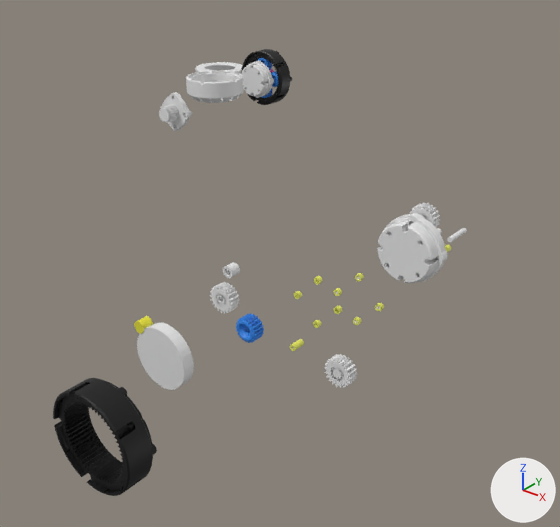
Before and after pictures for a commit that changed the Blender file projects/3d/blender/planetary/planetary-michael.blend.
One viewpoint serves both versions: a 50 mm lens placed at (247.0, -468.0, 238.0), pointed at (-229.0, 128.0, -131.0). Every picture has the same lights, and +X, +Y and +Z are marked at lower right. The older version comes first.

The scene before the commit, as lines of its bpy script (objects in view):
```python
me_cylinder_023 = bpy.data.meshes.new('Cylinder.023')
me_cylinder_023.from_pydata(...)  # a 32-sided cylinder along z spanning x -2.5..2.5, y -2.5..2.5, z -15.1..15.1
me_cylinder_039 = bpy.data.meshes.new('Cylinder.039')
me_cylinder_039.from_pydata(...)  # 7973 vertices, 10028 faces; spans x -10.9..10.9, y -10.9..10.9, z -4.8..4.9
me_outer_ring = bpy.data.meshes.new('Outer_Ring')
me_outer_ring.from_pydata(...)  # 6939 vertices, 13918 faces; spans x -38.9..39.1, y -38.9..39.1, z -11.2..13.3
me_outer_ring.materials.append(mat_material_002)  # black #000000
ob_cylinder_003 = bpy.data.objects.new('Cylinder.003', me_cylinder_023)
ob_cylinder_003.location = (-49.0, 176.0, -64.0)
ob_cylinder_003.rotation_euler = (1.571, 0.0, 0.0)  # degrees (90, 0, 0)
ob_outer_ring = bpy.data.objects.new('Outer_Ring', me_outer_ring)
ob_outer_ring.location = (-110.0, -212.0, -96.0)
ob_outer_ring.rotation_euler = (1.571, 0.0, 0.0)  # degrees (90, 0, 0)
ob_p_closed_001 = bpy.data.objects.new('p-closed.001', me_cylinder_039)
ob_p_closed_001.location = (0.0, -92.0, -61.0)
ob_p_closed_001.rotation_euler = (1.571, 0.0, 0.0)  # degrees (90, 0, 0)
# also in view: 'Motor_Mount' at (-491.0, 311.0, -9.0); 'Planet_Gear.001' at (-109.0, -61.0, -82.0); 'p-v1.001' at (-98.0, -101.0, -33.0); 'Outer_Ring.001' at (-489.0, 420.0, -14.0); 'Output_Hub.001' at (-489.0, 399.0, -15.0)
```
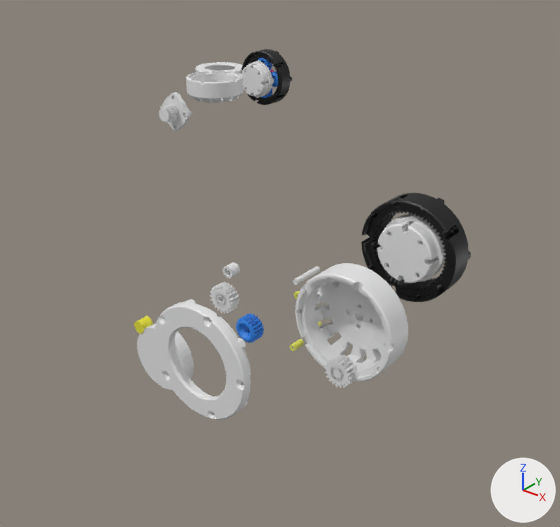
What differs and where, as boxes [x1, y1, x2, y2] in the pictures (560 x 527 px):
```json
{"object": "Outer_Ring", "change": "moved", "before": [53, 378, 157, 496], "after": [361, 193, 471, 302]}
{"object": "Motor_Mount.001", "change": "added", "after": [295, 263, 408, 382]}
{"object": "Face_Plate.001", "change": "added", "after": [154, 299, 251, 420]}
{"object": "Cylinder.002", "change": "added", "after": [293, 266, 320, 285]}
{"object": "Cylinder.003", "change": "deleted", "before": [447, 228, 467, 242]}
```

Scene script edits in JSON lines:
```json
{"op": "add", "block": "me_cylinder_041", "code": ["me_cylinder_041 = bpy.data.meshes.new('Cylinder.041')", "me_cylinder_041.from_pydata(...)  # 64 vertices, 34 faces; spans x -2.5..2.5, y -2.5..2.5, z -15.1..15.1"]}
{"op": "add", "block": "me_motor_mount_001", "code": ["me_motor_mount_001 = bpy.data.meshes.new('Motor_Mount.001')", "me_motor_mount_001.from_pydata(...)  # 3985 vertices, 8066 faces; spans x -38.9..39.1, y -39.0..39.0, z -13.6..15.3"]}
{"op": "add", "block": "me_face_plate_001", "code": ["me_face_plate_001 = bpy.data.meshes.new('Face_Plate.001')", "me_face_plate_001.from_pydata(...)  # 3101 vertices, 6222 faces; spans x -39.0..39.0, y -39.0..39.0, z -5.7..4.3"]}
{"op": "set", "path": "ob_outer_ring.location", "old": "(-110.0, -212.0, -96.0)", "new": "(0.0, 0.0, 0.0)"}
{"op": "remove", "block": "ob_cylinder_003", "code": ["ob_cylinder_003 = bpy.data.objects.new('Cylinder.003', me_cylinder_023)", "ob_cylinder_003.location = (-49.0, 176.0, -64.0)", "ob_cylinder_003.rotation_euler = (1.571, 0.0, 0.0)  # degrees (90, 0, 0)"]}
{"op": "add", "block": "ob_cylinder_002", "code": ["ob_cylinder_002 = bpy.data.objects.new('Cylinder.002', me_cylinder_041)", "ob_cylinder_002.location = (-89.0, -13.0, -46.0)", "ob_cylinder_002.rotation_euler = (1.571, 0.0, 0.0)  # degrees (90, 0, 0)"]}
{"op": "add", "block": "ob_motor_mount_001", "code": ["ob_motor_mount_001 = bpy.data.objects.new('Motor_Mount.001', me_motor_mount_001)", "ob_motor_mount_001.location = (0.0, -79.0, -26.0)", "ob_motor_mount_001.rotation_euler = (1.571, 0.0, 0.0)  # degrees (90, 0, 0)"]}
{"op": "add", "block": "ob_face_plate_001", "code": ["ob_face_plate_001 = bpy.data.objects.new('Face_Plate.001', me_face_plate_001)", "ob_face_plate_001.location = (-47.0, -178.0, -28.0)", "ob_face_plate_001.rotation_euler = (1.571, 0.0, 0.0)  # degrees (90, 0, 0)"]}
```
